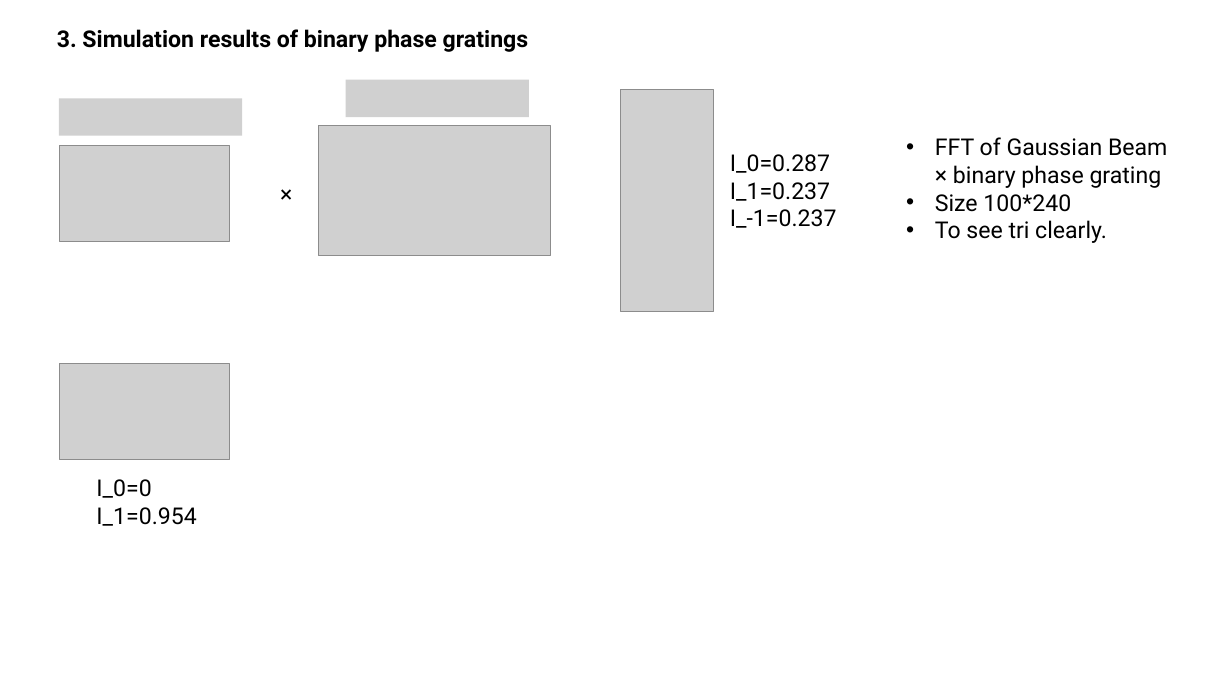
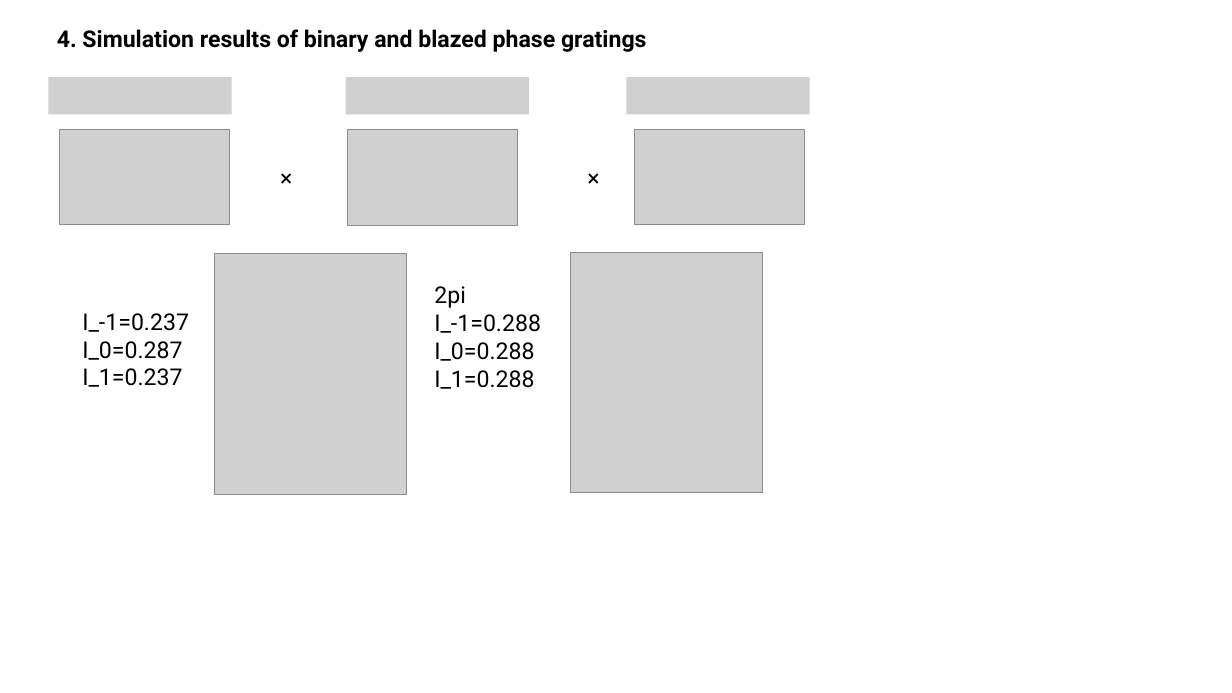
Before and after one commit to SSSSSGGGGGG/Computer-Generate-Hologram, a slide deck: slide 11 of Simulation of phase gratings_not 2pi.pptx (slide 6 before the commit). Drawn at 1232x693 pixels with LibreOffice and Linux fonts; fonts in the diff are those of the drawing; grey boxes stand for pictures. Boxes give left, top, right and bottom in pixels: in the first picture for what was removed or moved away, otherwise in the second. Text is boxed around its words. In the diff, an @@ line names an element or a change of style, - is before the commit and + after.

```diff
--- a/Simulation of phase gratings_not 2pi.pptx
+++ b/Simulation of phase gratings_not 2pi.pptx
@@ text at (57,29,647,52): text changed @@
-3. Simulation results of binary phase gratings
+4. Simulation results of binary and blazed phase gratings
@@ picture added at (48,78,231,115) @@
@@ picture added at (627,78,810,115) @@
@@ picture removed at (59,99,242,136) @@
@@ picture removed at (621,90,714,311) @@
@@ picture: place and size @@
-picture at (59,145,229,241)
+picture at (59,129,229,226)
@@ picture: place and size @@
-picture at (319,126,551,256)
+picture at (348,129,518,226)
@@ picture added at (635,129,804,226) @@
@@ text removed at (935,137,1167,243) @@
-• FFT of Gaussian Beam × binary phase grating
-• Size 100*240
-• To see tri clearly.
@@ text "×": place and size @@
-text "×" at (271,175,307,212)
+text "×" at (271,158,307,195)
@@ text added at (579,158,615,195), 18 pt, text #000000 @@
+×
@@ text removed at (730,154,837,228) @@
-I_0=0.287
-I_1=0.237
-I_-1=0.237
@@ picture added at (214,253,407,494) @@
@@ picture added at (570,252,762,493) @@
@@ text added at (434,286,541,389), 18 pt, text #000000 @@
+2pi
+I_-1=0.288
+I_0=0.288
+I_1=0.288
@@ text at (82,313,189,387): text changed @@
-I_0=0
-I_1=0.954
+I_-1=0.237
+I_0=0.287
+I_1=0.237
@@ picture removed at (59,363,229,459) @@
```
Also in this commit, not shown: 3 other slides changed, 6 slides added, 24 other files.
